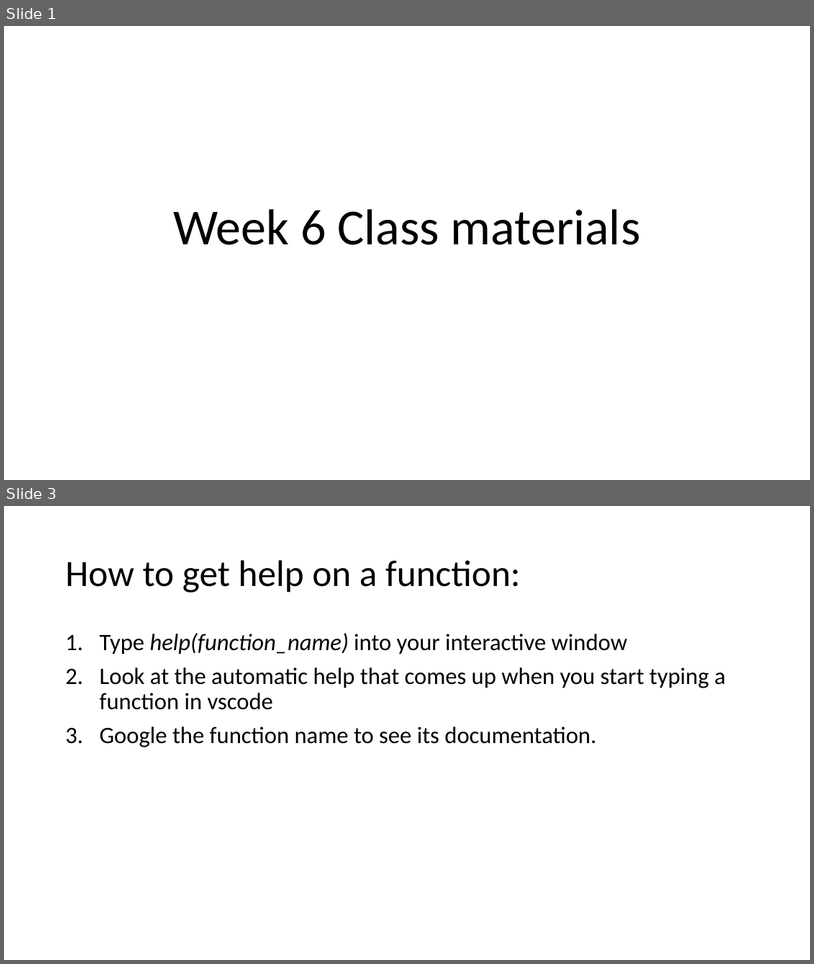
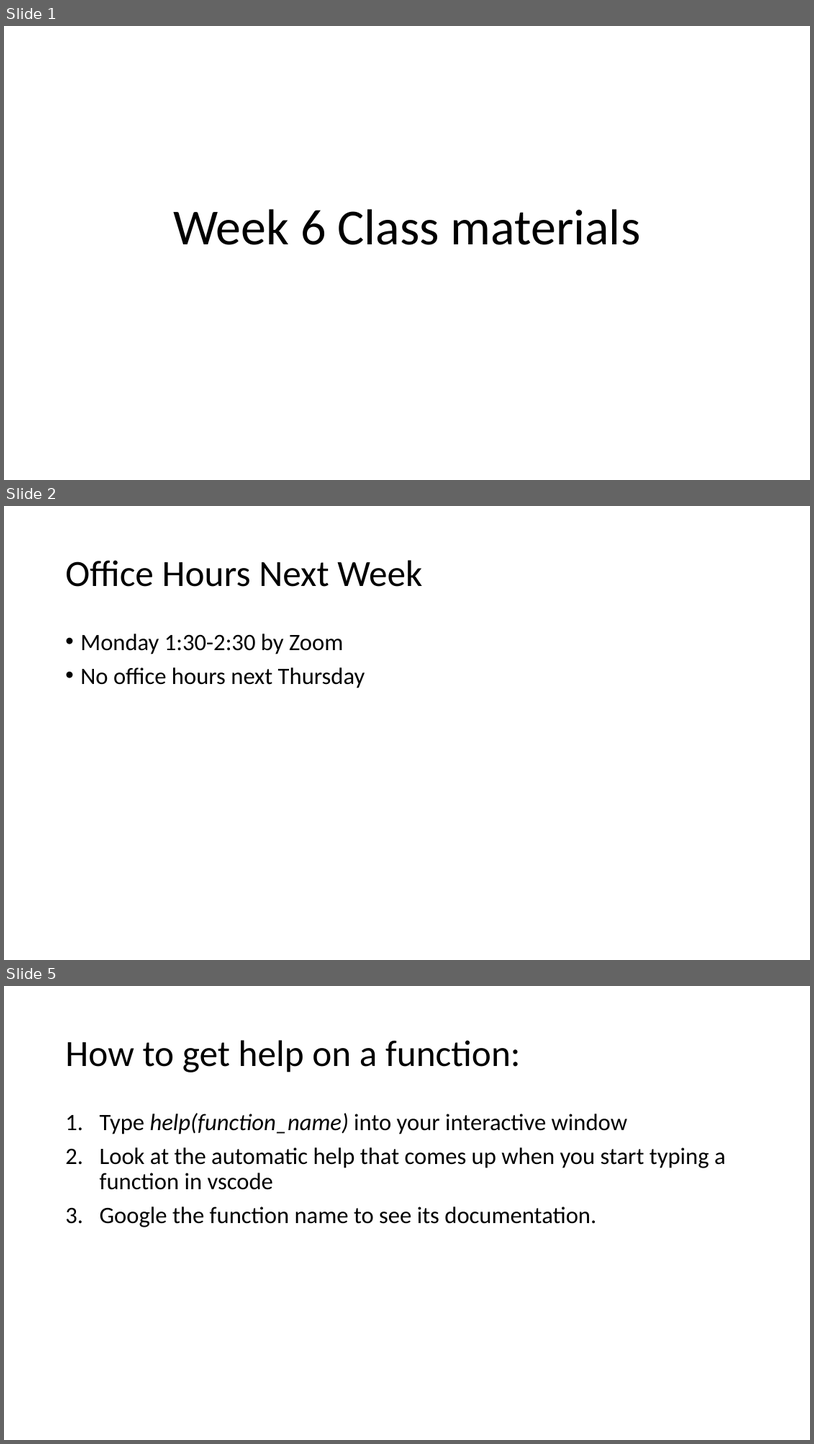
Before and after one commit to HAS-Tools-2023/Course-Materials23, a slide deck: Class_Notes/Week6_Pandas.pptx. Shown one above the other, each under a label of ours: slides 1 and 3 before the commit, slides 1, 2 and 5 after it; the slides between them are not shown. The pictures are 814x964 and 814x1444 pixels, drawn with LibreOffice and Linux fonts; fonts in the diff are those of the drawing. Boxes give left, top, right and bottom in pixels: in the first picture for what was removed or moved away, otherwise in the second. Text is boxed around its words. In the diff, an @@ line names an element or a change of style, - is before the commit and + after.

```diff
--- a/Class_Notes/Week6_Pandas.pptx
+++ b/Class_Notes/Week6_Pandas.pptx
@@ slide 2 added at bbox=[4, 506, 810, 960], background #FFFFFF @@
@@ title added at bbox=[65, 560, 422, 587], 44 pt, text #000000 @@
+Office Hours Next Week
@@ text added at bbox=[80, 633, 365, 688], 28 pt, text #000000 @@
+• Monday 1:30-2:30 by Zoom
+• No office hours next Thursday
@@ what was slide 3 is now slide 5 @@
```
Also in this commit, not shown: 1 slide changed, 3 other slides added, 2 other files.
